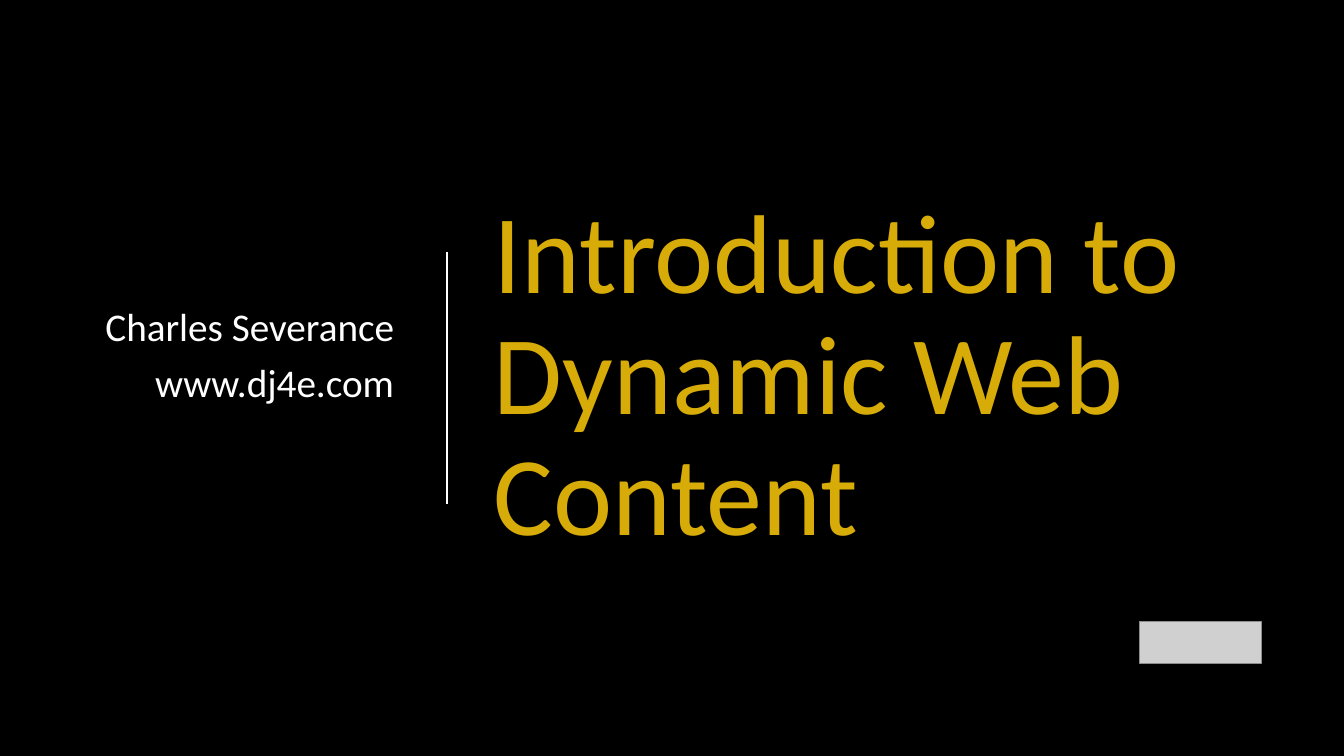
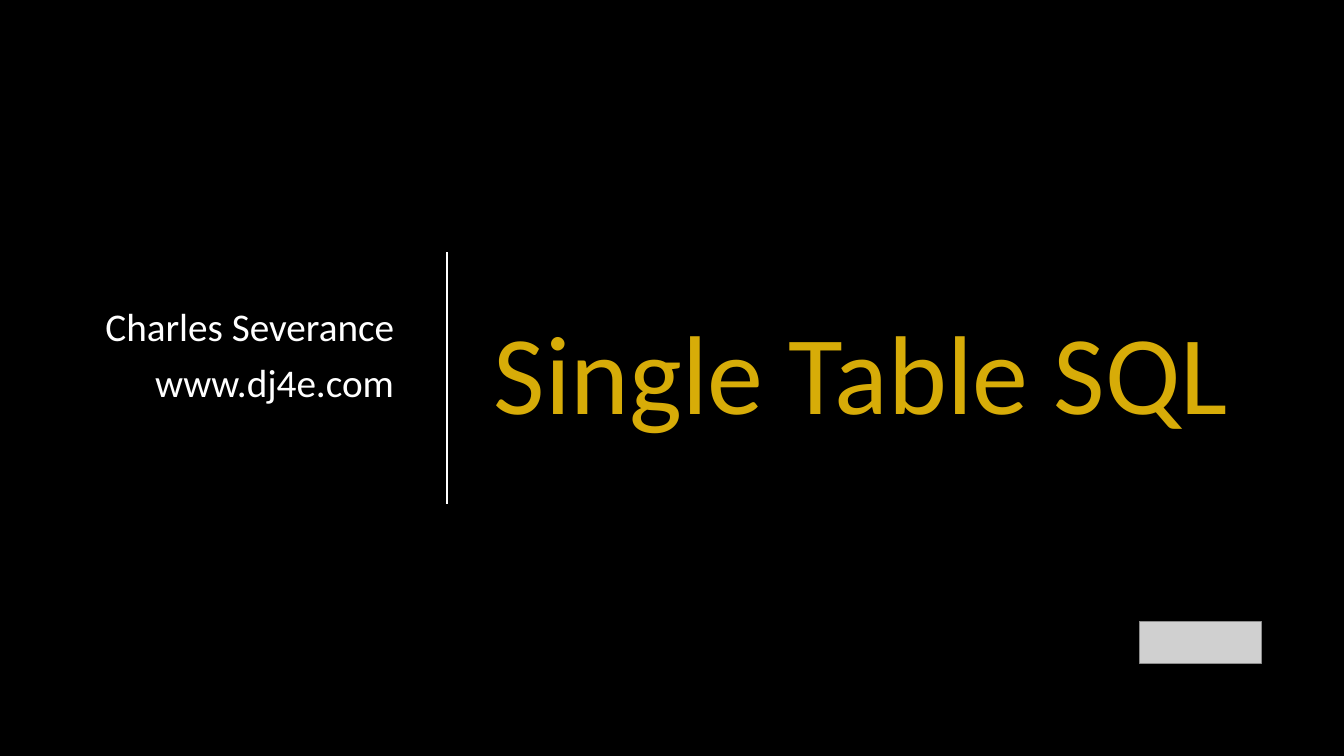
Before and after one commit to csev/dj4e, a slide deck: slide 1 of lectures/SQL-01-Basics.pptx. Drawn at 1344x756 pixels with LibreOffice and Linux fonts; fonts in the diff are those of the drawing; grey boxes stand for pictures; background and template pictures are left out. Boxes give left, top, right and bottom in pixels: in the first picture for what was removed or moved away, otherwise in the second. Text is boxed around its words. In the diff, an @@ line names an element or a change of style, - is before the commit and + after.

```diff
--- a/lectures/SQL-01-Basics.pptx
+++ b/lectures/SQL-01-Basics.pptx
@@ title at (494,336,1228,434): text changed @@
-Introduction to Dynamic Web Content
+Single Table SQL
```
Also in this commit, not shown: 2 slides added, 1 other file.
